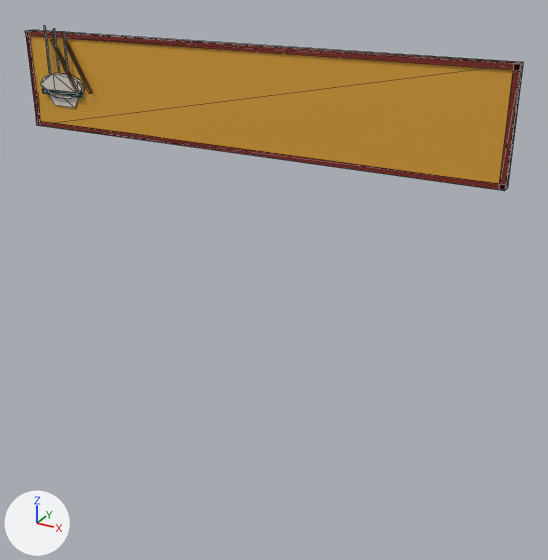
Two versions of the glTF model assets/models/nha_rap/bang/bang_pho_ba_tam_40.glb, one commit apart.
Camera for both pictures: a camera (50 mm lens) standing at (4.73, -4.51, 3.87) and looking at (2.35, -0.18, 1.7). Arrows for +X, +Y and +Z are at lower left; the lights stay in place. The first picture is the older version. Mesh edges are drawn as thin lines. Vertices at exactly the same position are counted once.

In view in the first picture: 'bang_pho_ba_tam_40'.
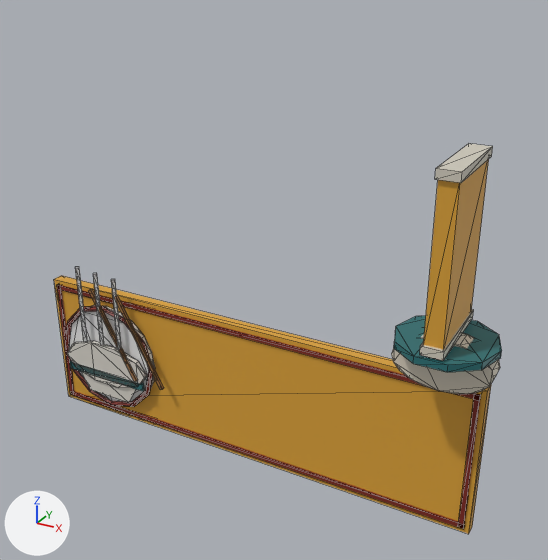
Boxes (x1, y1, x2, y2) around the edits, measured in the pictures (548 x 560 px; the box of a moved part takes in the faces that stretch with it):
'bang_pho_ba_tam_40', reshaped (10% narrower, 136% taller)
    before: (25, 26, 523, 191)
    after: (54, 144, 502, 534)
part 1 of me_hop_008, added (brown)
    after: (54, 276, 491, 534)
part 2 of me_hop_008, moved or reshaped
    before: (25, 30, 523, 191)
    after: (57, 284, 481, 529)
part 3 of me_hop_008, added
    after: (69, 305, 155, 402)
part 4 of me_hop_008, added
    after: (67, 341, 147, 388)
part 5 of me_hop_008, added
    after: (70, 361, 144, 391)
part 6 of me_hop_008, moved or reshaped
    before: (64, 40, 92, 94)
    after: (88, 289, 137, 382)
part 7 of me_hop_008, moved or reshaped
    before: (51, 39, 78, 92)
    after: (115, 295, 164, 390)
part 8 of me_hop_008, added (brown)
    after: (423, 159, 489, 350)
part 9 of me_hop_008, added
    after: (435, 144, 493, 183)
part 10 of me_hop_008, added
    after: (420, 309, 474, 361)
part 11 of me_hop_008, added
    after: (391, 333, 500, 394)
part 12 of me_hop_008, added (cyan)
    after: (394, 316, 502, 372)
part 13 of me_hop_008, added
    after: (65, 306, 153, 407)
part 14 of me_hop_008, added
    after: (75, 267, 88, 342)
part 15 of me_hop_008, added
    after: (93, 273, 104, 345)
part 16 of me_hop_008, added
    after: (111, 279, 122, 350)
part 17 of me_hop_008, deleted (brown)
    before: (28, 26, 523, 189)
part 18 of me_hop_008, added
    after: (68, 347, 145, 403)

What the commit changed:
me_hop_008 is used by ob_bang_pho_ba_tam_40; location (0.0, 0.0, 0.0).
Verts and faces of me_hop_008; kept vertices keep their numbers, new ones are numbered from 152.
me_hop_008 had 152 vertices, 254 faces and spanned x 0.15..3.85, y -0.14..-0.04, z 2.56..3.33.
me_hop_008 now has 340 vertices, 598 faces and spans x 0.1..4.01, y -0.72..0.0, z 0.0..2.81.
me_hop_008 part 1: a new loose piece, a box spanning x 0.1..3.9, y -0.09..0.0, z 0.0..1.2, in mat_pho_mausac.
me_hop_008 part 2: the loose piece of 24 vertices spanning x 0.15..3.85, y -0.11..-0.04, z 2.56..3.28 is scaled about its middle by (1, 1.49, 1.57), then moved by (0.0, 0.02, -2.32).
me_hop_008 part 3: a new loose piece, a 20-sided cylinder along y spanning x 0.21..1.15, y -0.135..-0.085, z 0.13..1.07, in mat_pho_mausac.
me_hop_008 part 4: a new loose piece, a 10-sided cylinder along y spanning x 0.248..1.112, y -0.19..-0.15, z 0.361..0.731, in mat_pho_mausac.
me_hop_008 part 5: a new loose piece, a box spanning x 0.275..1.085, y -0.19..-0.17, z 0.404..0.472, in mat_pho_mausac.
me_hop_008 part 6: the loose piece of 8 vertices spanning x 0.56..0.77, y -0.14..-0.12, z 2.86..3.24 is scaled about its middle by (2.08, 1, 2.08), then moved by (0.15, -0.06, -2.18).
me_hop_008 part 7: the loose piece of 8 vertices spanning x 0.43..0.64, y -0.14..-0.12, z 2.86..3.24 is scaled about its middle by (2.08, 1, 2.08), then moved by (0.55, -0.06, -2.18).
me_hop_008 part 8: a new loose piece, a box spanning x 3.62..3.74, y -0.7..-0.12, z 1.73..2.78, in mat_pho_mausac.
me_hop_008 part 9: a new loose piece, a box spanning x 3.61..3.75, y -0.72..-0.1, z 2.75..2.81, in mat_pho_mausac.
me_hop_008 part 10: a new loose piece, a box spanning x 3.61..3.75, y -0.72..-0.1, z 1.7..1.76, in mat_pho_mausac.
me_hop_008 part 11: a new loose piece, a 20-sided cylinder along y spanning x 3.36..4.0, y -0.49..-0.33, z 1.35..1.71, in mat_pho_mausac.
me_hop_008 part 12: a new loose piece, a 10-sided cylinder along z spanning x 3.35..4.01, y -0.724..-0.096, z 1.635..1.685, in mat_pho_mausac.
me_hop_008 part 13: a new loose piece of 48 vertices spanning x 0.19..1.17, y -0.17..-0.11, z 0.11..1.1, in mat_pho_mausac.
me_hop_008 part 14: a new loose piece of 24 vertices spanning x 0.47..0.51, y -0.21..-0.17, z 0.74..1.43, in mat_pho_mausac.
me_hop_008 part 15: a new loose piece of 24 vertices spanning x 0.66..0.7, y -0.21..-0.17, z 0.75..1.41, in mat_pho_mausac.
me_hop_008 part 16: a new loose piece of 24 vertices spanning x 0.85..0.89, y -0.21..-0.17, z 0.75..1.39, in mat_pho_mausac.
me_hop_008 part 17: 7 loose pieces with 112 vertices, spanning x 0.15..3.85, y -0.14..-0.04, z 2.56..3.33, are deleted.
Part 18, on me_hop_008:
New vertex 152 is at (0.25, -0.17, 0.6), pixel (67, 347).
New vertex 153 is at (1.11, -0.17, 0.6), pixel (145, 371).
New vertex 154 is at (0.9, -0.17, 0.22), pixel (128, 402).
New vertex 155 is at (0.46, -0.17, 0.22), pixel (90, 389).
New faces: (152, 153, 154), (152, 154, 155).
Other edits to the shape of me_hop_008 do not show in these pictures.
